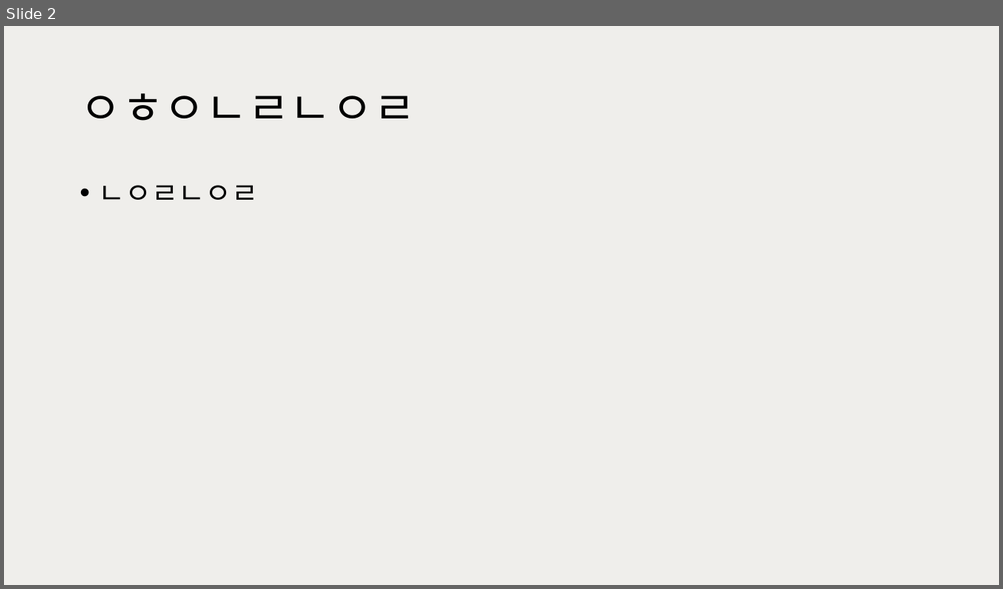
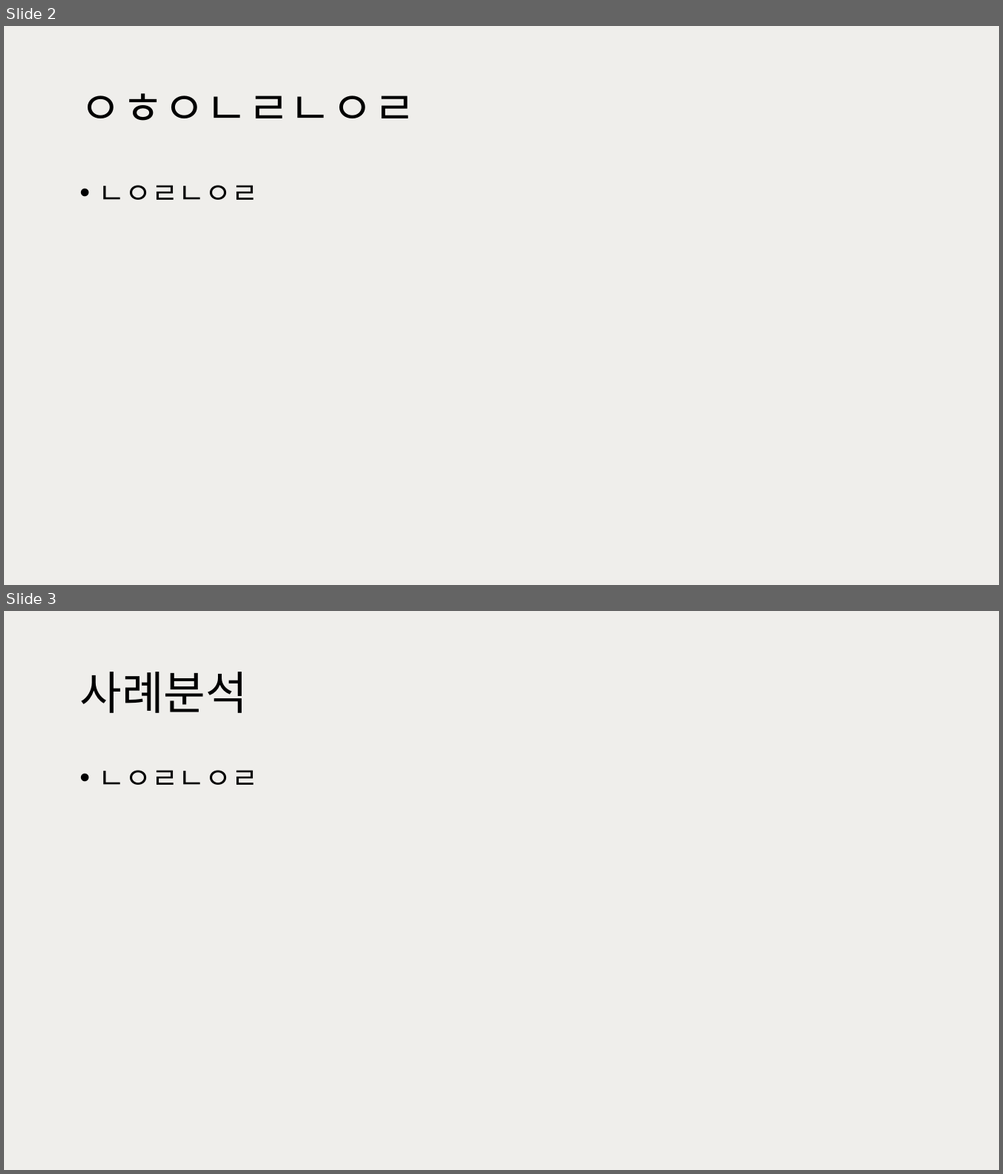
Before and after one commit to happyjane210/GIT2021-working, a slide deck: 9-project/1. 프로젝트 기획/주간 커-피 (초안).pptx. Shown one above the other, each under a label of ours: slide 2 before the commit, slides 2 and 3 after it. The pictures are 1003x589 and 1003x1174 pixels, drawn with LibreOffice and Linux fonts; fonts in the diff are those of the drawing. Boxes give left, top, right and bottom in pixels: in the first picture for what was removed or moved away, otherwise in the second. Text is boxed around its words. In the diff, an @@ line names an element or a change of style, - is before the commit and + after.

```diff
--- a/9-project/1. 프로젝트 기획/주간 커-피 (초안).pptx
+++ b/9-project/1. 프로젝트 기획/주간 커-피 (초안).pptx
@@ slide 3 added at (4, 611, 999, 1170), background #EFEEEB @@
@@ title added at (79, 672, 247, 713), 44 pt, text #000000 @@
+사례분석
@@ text added at (99, 770, 259, 785), 28 pt, text #000000 @@
+• ㄴㅇㄹㄴㅇㄹ
```
Also in this commit, not shown: 1 slide changed, 3 other slides added, 1 other file.
